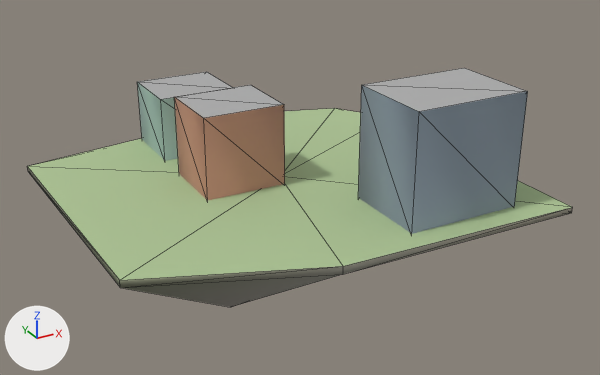
Renders of the glTF model godot_project/remake/sky/islands/SKY-035.lod2.glb from each side of a commit.
Before and after are seen from a 50 mm lens placed at (-82.2, -158.3, 75.4), pointed at (3.6, -2.4, -2.6). Lighting does not change. The marker at lower left points along +X, +Y and +Z. The first picture is the older version. Mesh edges are drawn as thin lines. Vertices at exactly the same position are counted once.

Before the edit, the objects in view are built like this:
```python
me_buildings = bpy.data.meshes.new('buildings')
me_buildings.from_pydata(...)  # 24 vertices, 30 faces; spans x -20.2..36.3, y -38.5..39.5, z -0.5..25.6
me_buildings.materials.append(mat_sky_lod_bldg)
me_deck = bpy.data.meshes.new('deck')
me_deck.from_pydata(...)  # 8 vertices, 7 faces; spans x -50.3..46.9, y -44.8..45.8, z 0.0
me_deck.materials.append(mat_sky_deck)
me_rock = bpy.data.meshes.new('rock')
me_rock.from_pydata(...)  # 19 vertices, 29 faces; spans x -50.3..46.9, y -44.8..45.8, z -31.1..0.0
me_rock.materials.append(mat_sky_rock)
ob_buildings = bpy.data.objects.new('buildings', me_buildings)
ob_buildings.location = (0.0, 0.0, 0.0)
ob_deck = bpy.data.objects.new('deck', me_deck)
ob_deck.location = (0.0, 0.0, 0.0)
ob_rock = bpy.data.objects.new('rock', me_rock)
ob_rock.location = (0.0, 0.0, 0.0)
```
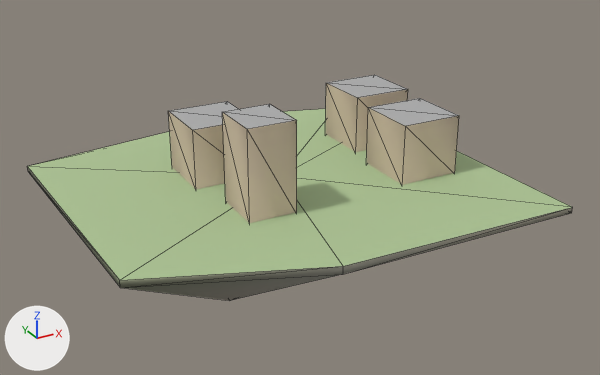
What differs and where, as boxes [x1, y1, x2, y2] in the pictures (600 x 375 px; the box of a moved part takes in the faces that stretch with it):
'buildings', reshaped (26% narrower, 11% shorter): before [137, 68, 528, 234]; after [168, 75, 459, 223]
'rock', reshaped: before [27, 167, 573, 307]; after [27, 167, 573, 301]
part 1 of me_rock, moved or reshaped: before [124, 274, 342, 307]; after [124, 274, 342, 301]
part 2 of me_buildings, moved or reshaped: before [174, 85, 285, 200]; after [222, 104, 297, 223]
part 3 of me_buildings, moved or reshaped: before [137, 72, 233, 161]; after [168, 101, 238, 189]
part 4 of me_buildings, moved or reshaped: before [358, 68, 528, 234]; after [366, 98, 459, 185]
part 5 of me_buildings, added: after [326, 75, 408, 152]

Edits to the bpy script that builds the scene:
```text
Change me_rock:
    used by ob_rock; location = (0.0, 0.0, 0.0)
    remove me_rock.from_pydata(...)  # 19 vertices, 29 faces; spans x -50.3..46.9, y -44.8..45.8, z -31.1..0.0
    add me_rock.from_pydata(...)  # 19 vertices, 29 faces; spans x -50.3..46.9, y -44.8..45.8, z -28.6..0.0
    me_rock part 1
    me_rock.vertices[7].co: (-20.3, 15.8, -19.3) -> (-20.3, 15.8, -17.8)
    me_rock.vertices[8].co: (9.7, 15.8, -21.9) -> (9.7, 15.8, -20.4)
    me_rock.vertices[9].co: (-20.3, -14.2, -21.5) -> (-20.3, -14.2, -19.8)  # pixel (230, 307) -> pixel (229, 300)
    me_rock.vertices[10].co: (9.7, -14.2, -14.0) -> (9.7, -14.2, -12.9)
    me_rock.vertices[11].co: (0.3, 1.4, -31.1) -> (0.3, 1.4, -28.6)
Change me_buildings:
    used by ob_buildings; location = (0.0, 0.0, 0.0)
    remove me_buildings.from_pydata(...)  # 24 vertices, 30 faces; spans x -20.2..36.3, y -38.5..39.5, z -0.5..25.6
    add me_buildings.from_pydata(...)  # 32 vertices, 40 faces; spans x -20.2..38.6, y -18.6..20.1, z -0.5..20.5
    me_buildings part 2: the loose piece of 8 vertices spanning x -20.2..-1.2, y -4.0..13.0, z -0.5..18.9 is scaled about its middle by (0.579, 0.706, 1.08), then moved by (-0.8, -17.0, 0.8)
    me_buildings part 3: the loose piece of 8 vertices spanning x -20.2..-1.2, y 22.5..39.5, z -0.5..15.6 is scaled about its middle by (0.789, 0.882, 0.91), then moved by (-1.9, -20.6, -0.7)
    me_buildings part 4: the loose piece of 8 vertices spanning x 9.3..36.3, y -38.5..-18.5, z -0.5..25.6 is scaled about its middle by (0.556, 0.75, 0.558), then moved by (6.7, 18.7, -5.8)
    me_buildings part 5: the loose piece of 8 vertices spanning x -20.2..-1.2, y -4.0..13.0, z -0.5..18.9 is copied, and the copy is scaled about its middle by (0.789, 0.882, 0.753), then moved by (41.9, 8.1, -2.4); it spans x 23.6..38.6, y 5.0..20.1, z -0.5..14.1
```
